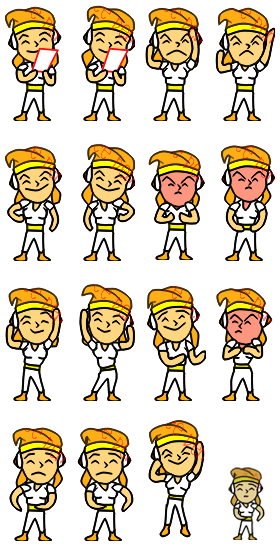
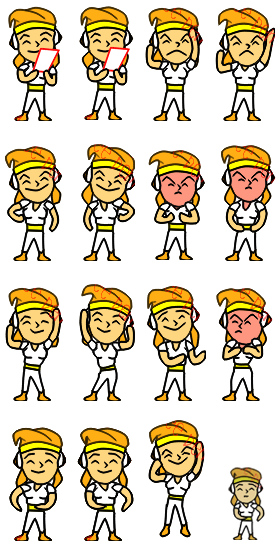
Layered file, before and after one edit (280 × 560). Changes by layer:
painted on "Слой 25" over <box>77,427,134,541</box>
painted on "Слой 24" over <box>9,427,66,541</box>
removed layer "Слой 19" over <box>81,5,135,121</box>
removed layer "Слой 18" over <box>5,6,62,121</box>
added layer "Слой 35" above "Слой 34" over <box>79,6,134,120</box>
added layer "Слой 34" above "Слой 17" over <box>8,6,63,121</box>
